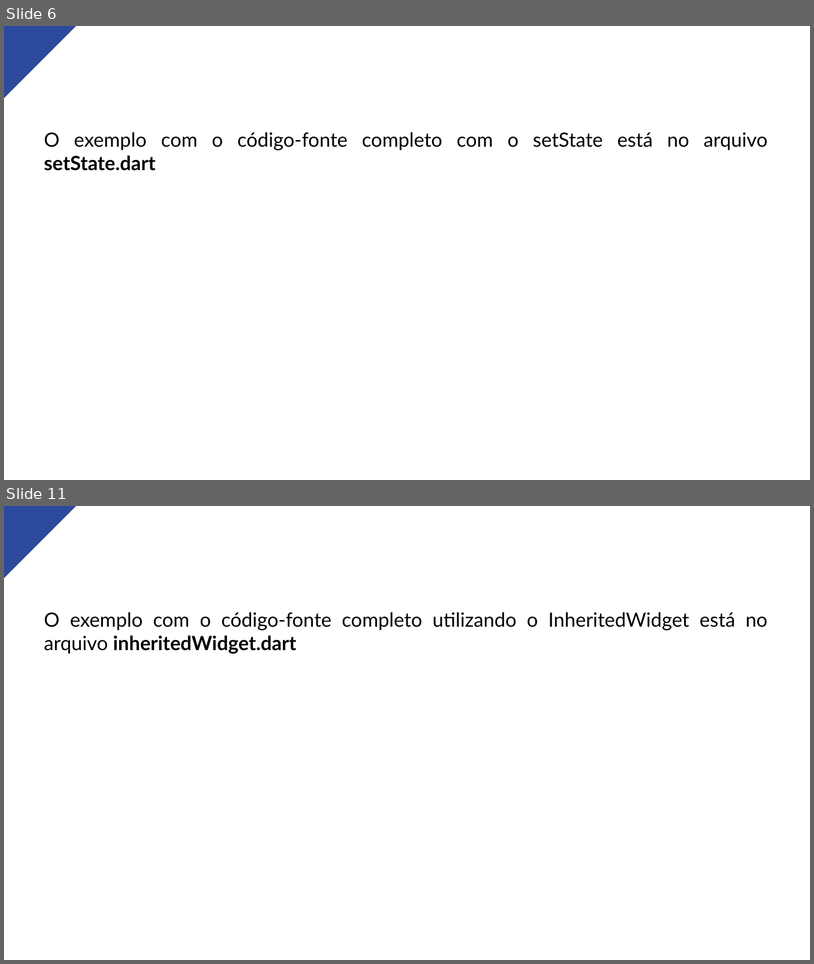
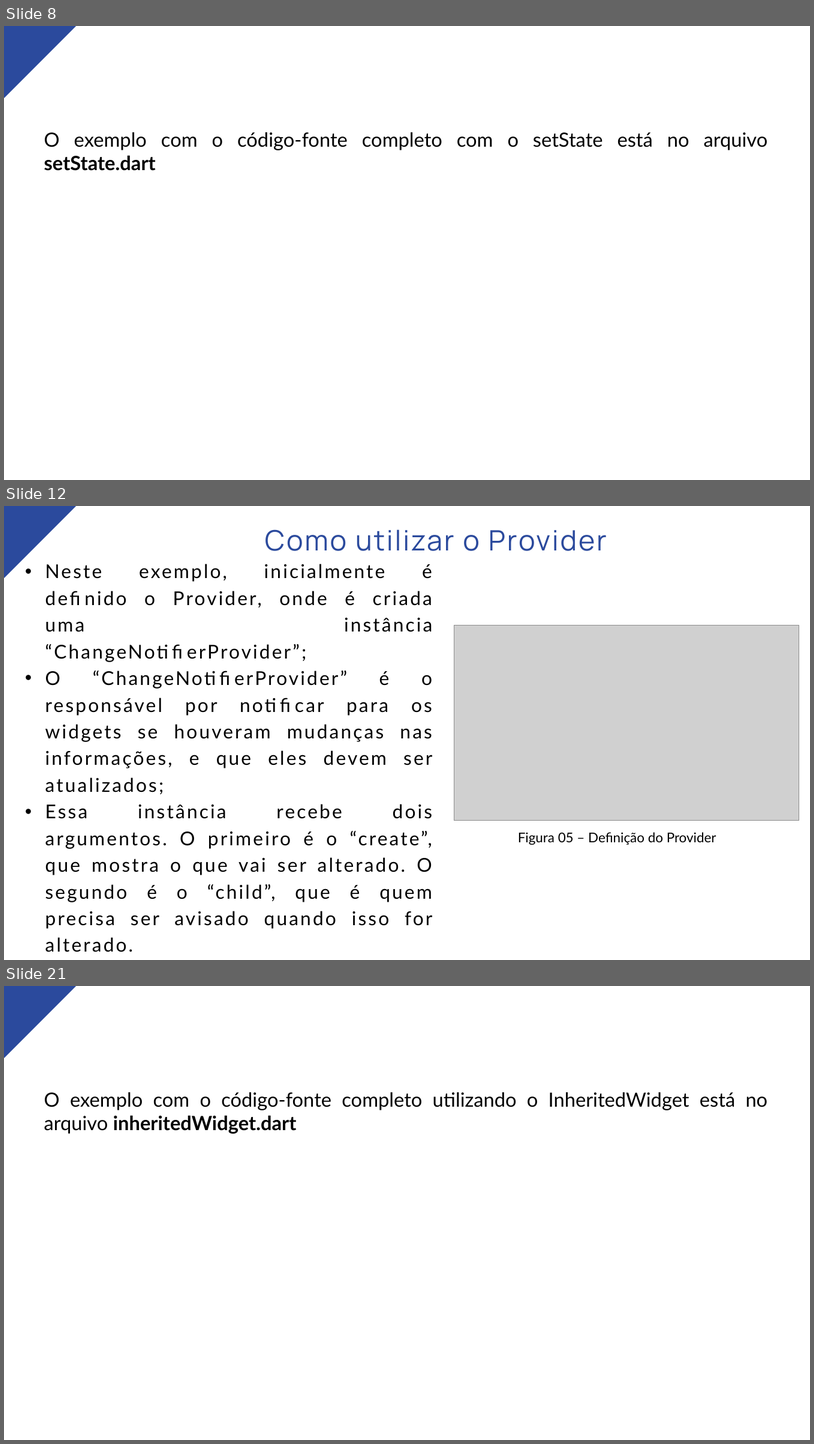
Before and after one commit to marcosdosea/TreinamentoFlutter, a slide deck: Aula11-Manipulação de Estados/Aula11-Manipulação de Estados.pptx. Shown one above the other, each under a label of ours: slides 6 and 11 before the commit, slides 8, 12 and 21 after it; the slides between them are not shown. The pictures are 814x964 and 814x1444 pixels, drawn with LibreOffice and Linux fonts; fonts in the diff are those of the drawing; grey boxes stand for pictures. Boxes give left, top, right and bottom in pixels: in the first picture for what was removed or moved away, otherwise in the second. Text is boxed around its words. In the diff, an @@ line names an element or a change of style, - is before the commit and + after.

```diff
--- a/Aula11-Manipulação de Estados/Aula11-Manipulação de Estados.pptx
+++ b/Aula11-Manipulação de Estados/Aula11-Manipulação de Estados.pptx
@@ slide 12 added at box(4, 506, 810, 960), background #FFFFFF @@
@@ freeform shape added at box(4, 506, 76, 578), fill #2B4A9D @@
@@ text added at box(265, 529, 607, 551), 50 pt, text #2B4A9D @@
+Como utilizar o Provider
@@ text added at box(45, 564, 432, 952), 34 pt, text #000000 @@
+• Neste exemplo, inicialmente é definido o Provider, onde é criada uma instância “ChangeNotifierProvider”;
+• O “ChangeNotifierProvider” é o responsável por notificar para os widgets se houveram mudanças nas informações, e que eles devem ser atualizados;
+• Essa instância recebe dois argumentos. O primeiro é o “create”, que mostra o que vai ser alterado. O segundo é o “child”, que é quem precisa ser avisado quando isso for alterado.
@@ picture added at box(455, 625, 799, 820) @@
@@ text added at box(518, 832, 717, 844), 24 pt, text #000000 @@
+Figura 05 – Definição do Provider
@@ what was slide 6 is now slide 8 @@
@@ what was slide 11 is now slide 21 @@
```
Also in this commit, not shown: 9 slides changed, 9 other slides added, 1 other file.
